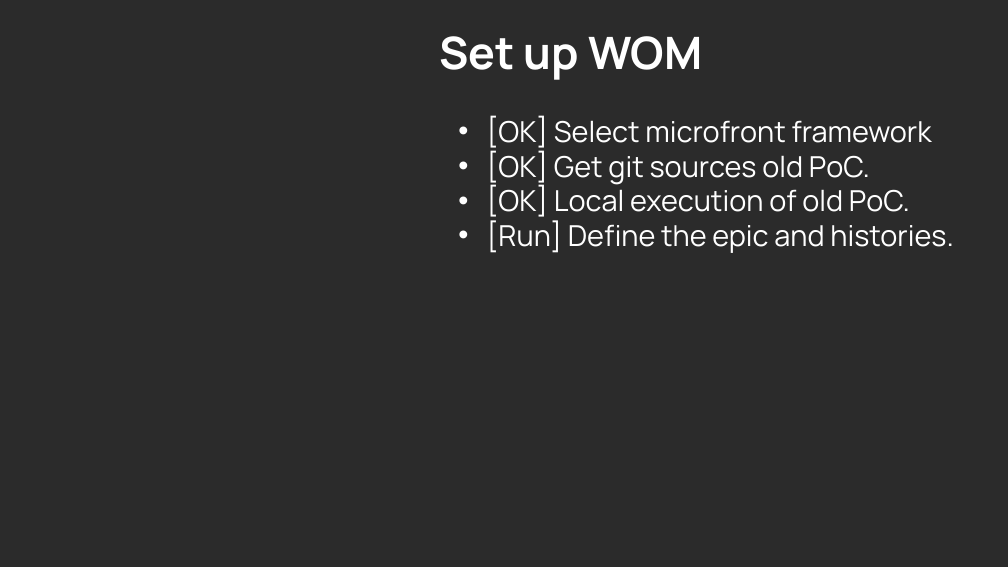
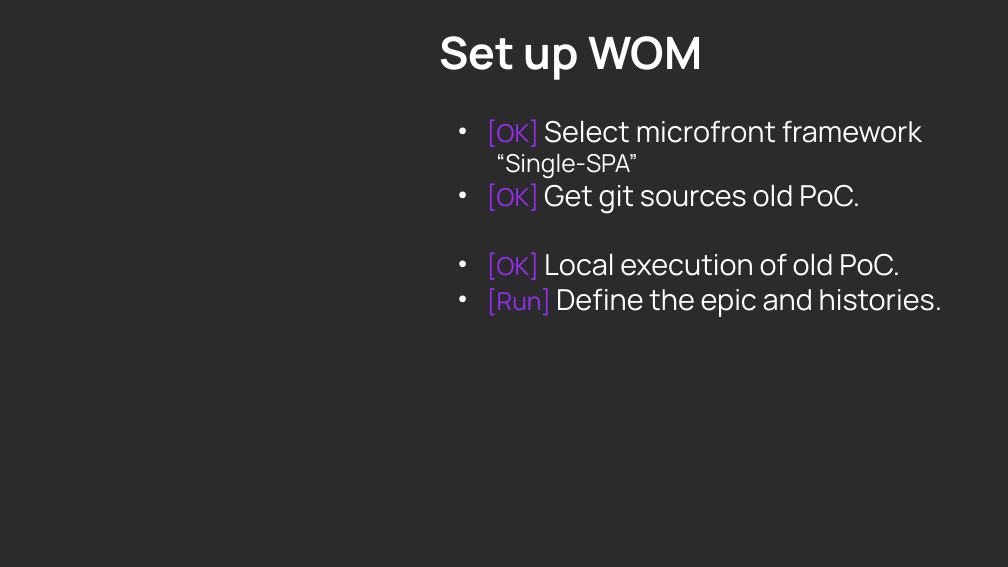
Before and after one commit to cohgit/architecture, a slide deck: slide 8 of pocs/microfrontend/POC MicroFrontend - Estado - César Ogalde - v1.0.pptx. Drawn at 1008x567 pixels with LibreOffice and Linux fonts; fonts in the diff are those of the drawing; background and template pictures are left out; a plain dark background stands for a picture behind light text. Boxes give left, top, right and bottom in pixels: in the first picture for what was removed or moved away, otherwise in the second. Text is boxed around its words. In the diff, an @@ line names an element or a change of style, - is before the commit and + after.

```diff
--- a/pocs/microfrontend/POC MicroFrontend - Estado - César Ogalde - v1.0.pptx
+++ b/pocs/microfrontend/POC MicroFrontend - Estado - César Ogalde - v1.0.pptx
@@ text at [487,119,943,317]: size 55 to 47 pt, text colour #FFFFFF to #982EF6 in "[OK]", "[OK]", "[OK]", "[Run]" @@
@@ text at [496,154,638,179]: paragraph added @@
+      “Single-SPA”
```
Also in this commit, not shown: 1 other slide changed, 2 other files.
